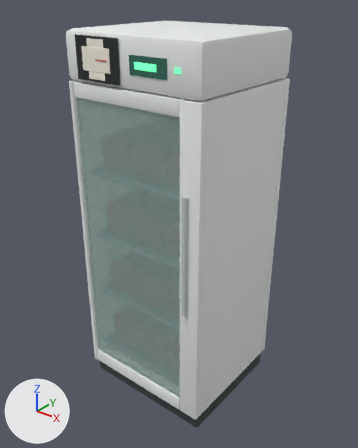
The glTF model packages/content/assets/models/blood-bank-fridge.glb as it was, and as the next commit left it.
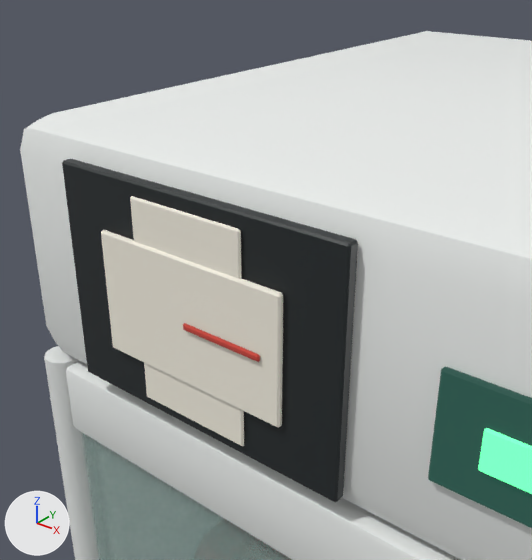
There are two pictures of each version: one whole from a 50 mm camera at (1.507, -1.885, 2.162) aimed at (-0.001, 0.0, 0.993), one close up from a 50 mm camera at (0.162, -0.688, 2.123) aimed at (-0.135, -0.317, 1.893). Arrows for +X, +Y and +Z are at lower left; the lights stay in place. The older version's two pictures come first. Vertices at exactly the same position are counted once.

The first close-up shows 'blood-bank-fridge'.
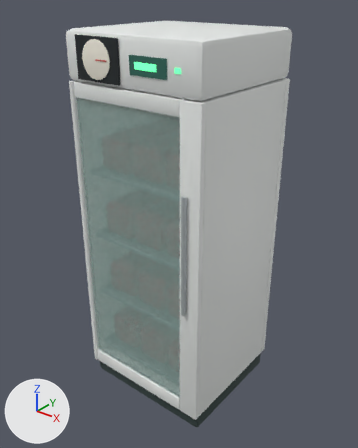
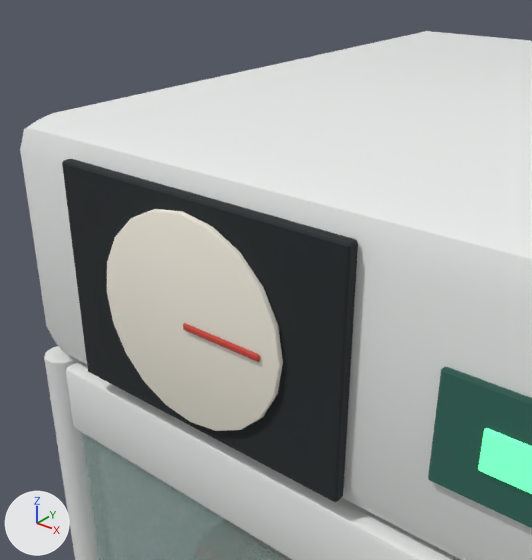
The edits, one by one:
me_blood_bank_fridge is used by ob_blood_bank_fridge; location (0.0, 0.0, 0.0).
me_blood_bank_fridge had 1502 vertices, 2868 faces and spanned x -0.39..0.39, y -0.37..0.37, z 0.0..1.98.
me_blood_bank_fridge now has 1574 vertices, 3016 faces and spans x -0.39..0.39, y -0.37..0.37, z 0.0..1.98.
me_blood_bank_fridge part 1: the loose piece of 24 vertices spanning x -0.22..-0.12, y -0.36, z 1.78..1.95 is rebuilt with 120 vertices and now spans x -0.25..-0.09, y -0.37..-0.36, z 1.78..1.95.
me_blood_bank_fridge part 2: 2560 kept faces spanning x -0.39..0.39, y -0.37..0.37, z 0.0..1.98 get new texture (UV) coordinates.
Other edits to the shape of me_blood_bank_fridge do not show in these pictures.

Location of each change, [x1, y1, x2, y2] in pixels of the close-ups (532 x 560 px):
part 1 of me_blood_bank_fridge, rebuilt (54% wider, 11% shorter): before [130, 196, 244, 446]; after [107, 209, 283, 431]
part 2 of me_blood_bank_fridge, surface changed: [62, 157, 361, 500] in both
